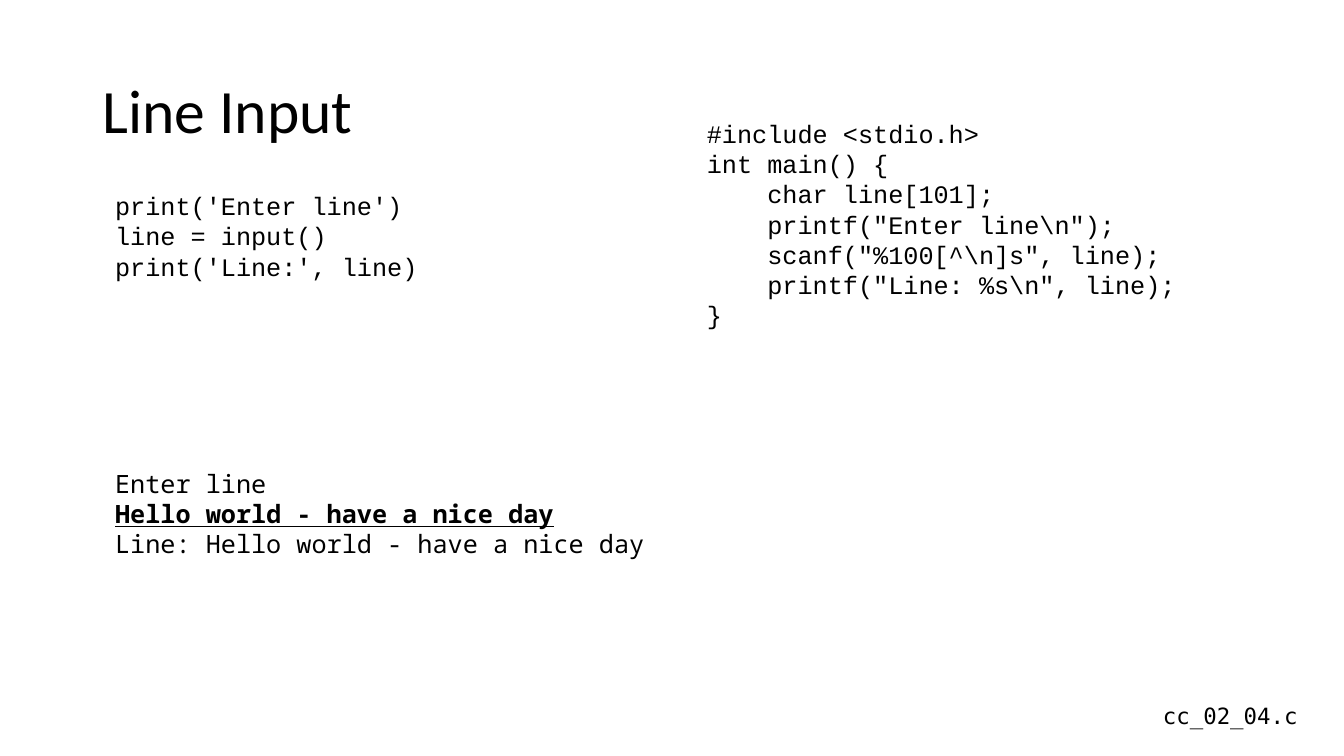
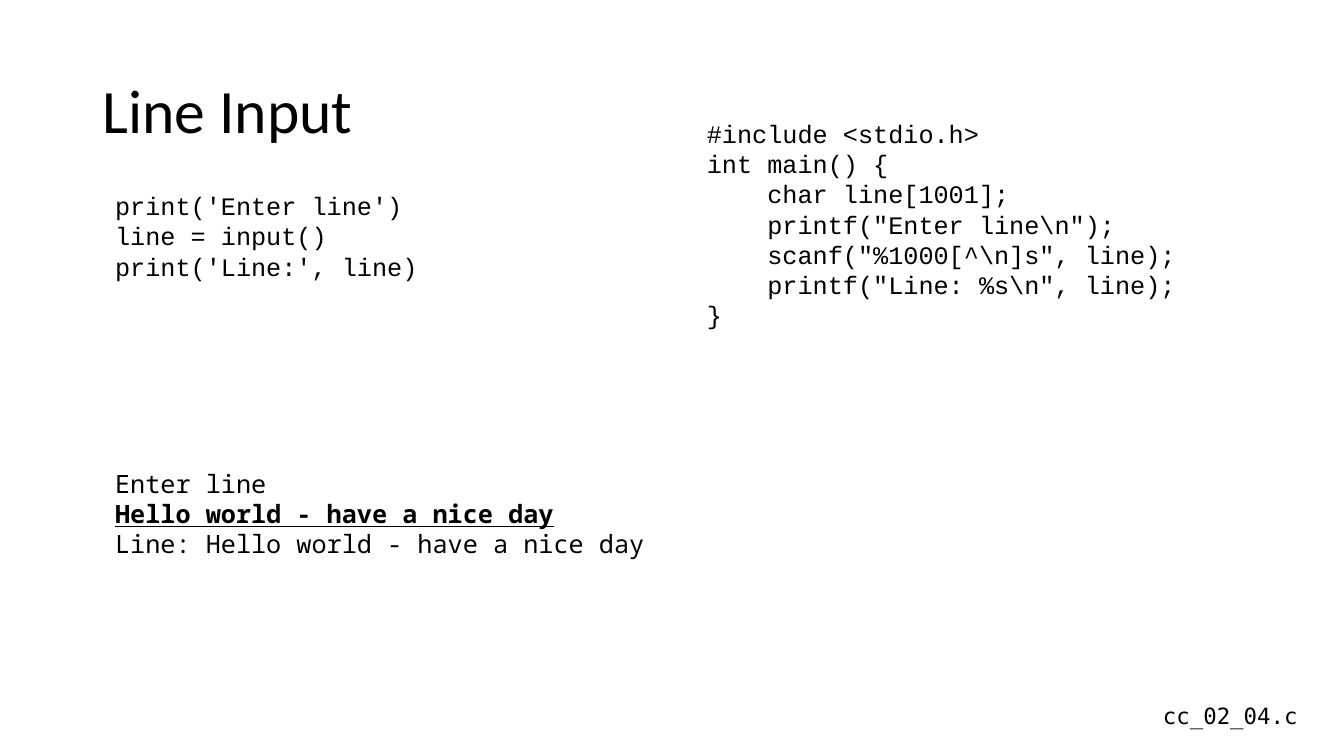
Before and after one commit to csev/cc4e, a slide deck: slide 13 of lectures/CC-02-Python.pptx. Drawn at 1344x756 pixels with LibreOffice and Linux fonts; fonts in the diff are those of the drawing. Boxes give left, top, right and bottom in pixels: in the first picture for what was removed or moved away, otherwise in the second. Text is boxed around its words. In the diff, an @@ line names an element or a change of style, - is before the commit and + after.

Commit message:
Fix scanf and array size for issue #97

```diff
--- a/lectures/CC-02-Python.pptx
+++ b/lectures/CC-02-Python.pptx
@@ text at (x1=767, y1=185, x2=1009, y2=209): text changed @@
-char line[101];
+char line[1001];
@@ text at (x1=767, y1=245, x2=1176, y2=270): text changed @@
-scanf("%100[^\n]s", line);
+scanf("%1000[^\n]s", line);
```
Also in this commit, not shown: 1 other file.
